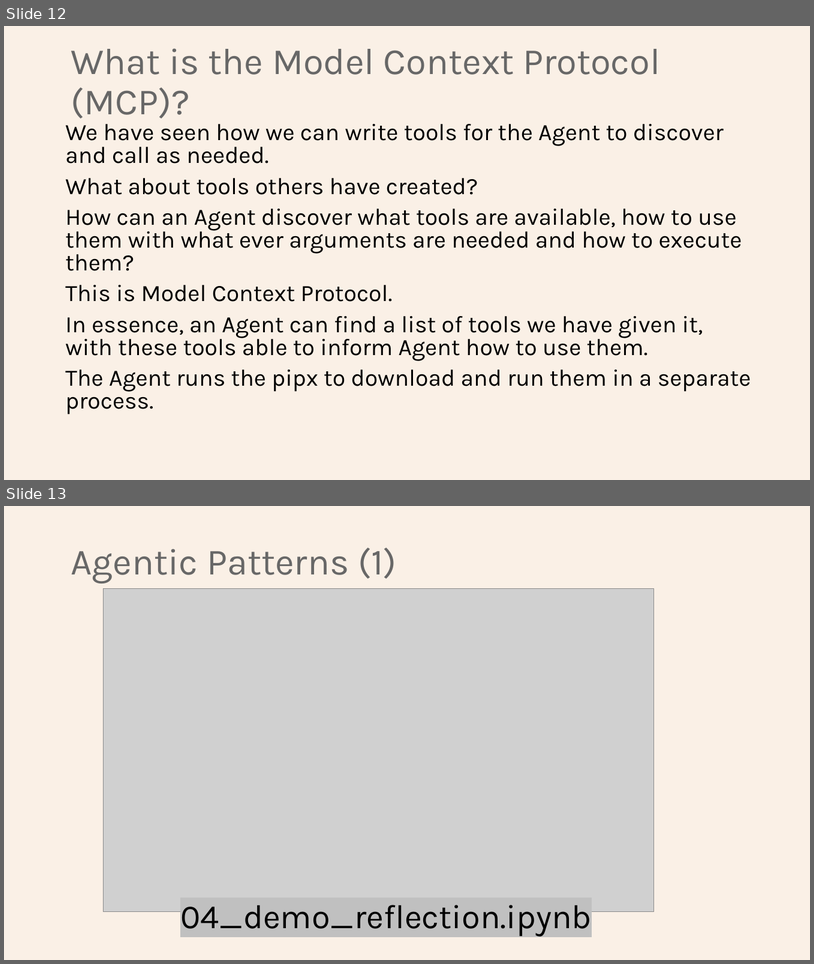
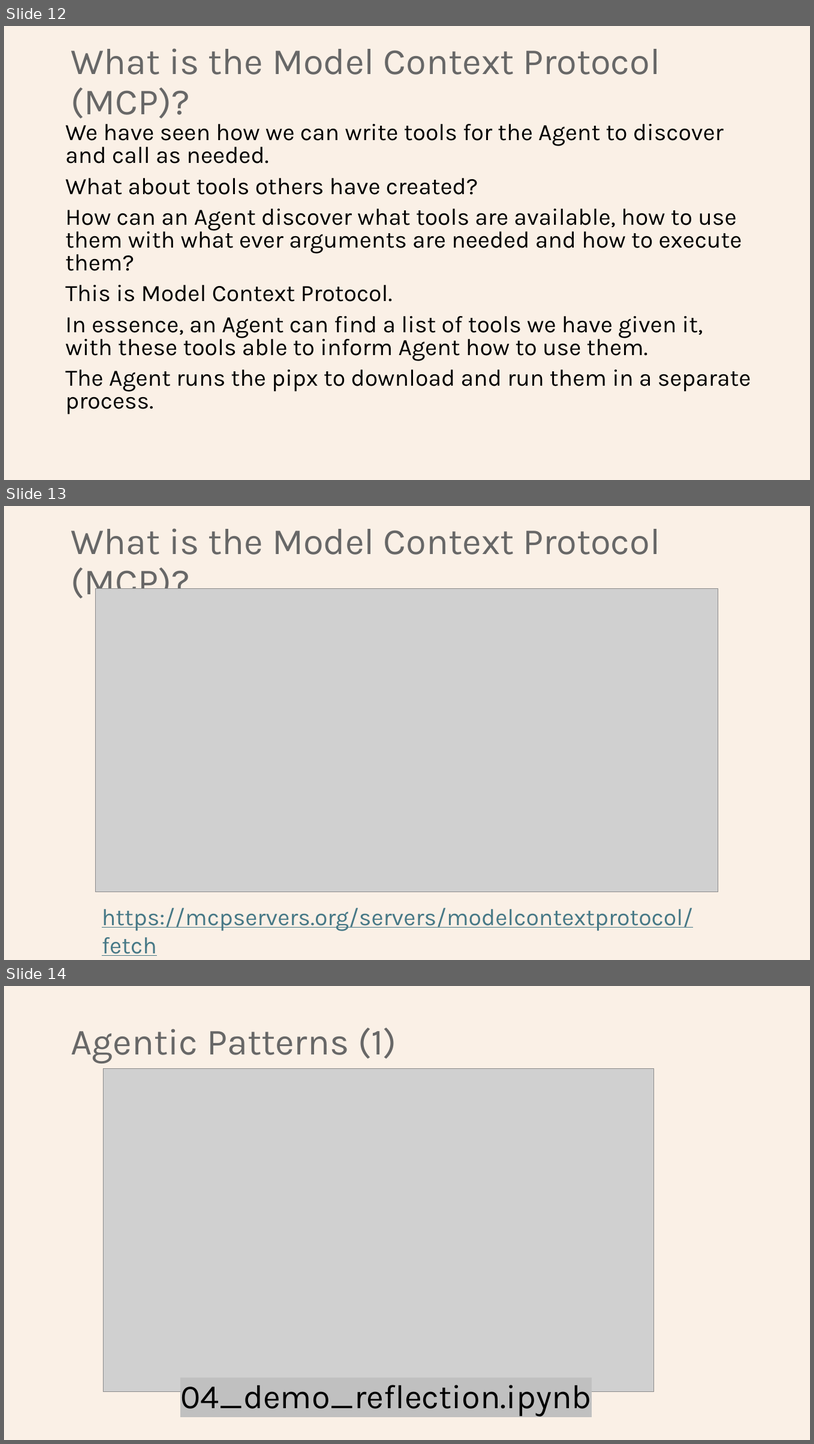
Before and after one commit to Python-Test-Engineer/earl2025, a slide deck: AI_Agents_in_the_Data_Pipeline.pptx. Shown one above the other, each under a label of ours: slides 12 and 13 before the commit, slides 12, 13 and 14 after it. The pictures are 814x964 and 814x1444 pixels, drawn with LibreOffice and Linux fonts; fonts in the diff are those of the drawing; grey boxes stand for pictures. Boxes give left, top, right and bottom in pixels: in the first picture for what was removed or moved away, otherwise in the second. Text is boxed around its words. In the diff, an @@ line names an element or a change of style, - is before the commit and + after.

Commit message:
add mcp image to pptx

```diff
--- a/AI_Agents_in_the_Data_Pipeline.pptx
+++ b/AI_Agents_in_the_Data_Pipeline.pptx
@@ slide 13 added at (4, 506, 810, 960), background #FAF0E6 @@
@@ title added at (71, 528, 660, 603), 44 pt, text #676767 @@
+What is the Model Context Protocol (MCP)?
@@ picture added at (96, 589, 719, 891) @@
@@ text added at (102, 907, 693, 955), 28 pt, text #467886, underline @@
+https://mcpservers.org/servers/modelcontextprotocol/fetch
@@ what was slide 13 is now slide 14 @@
```
Also in this commit, not shown: 3 other files.
